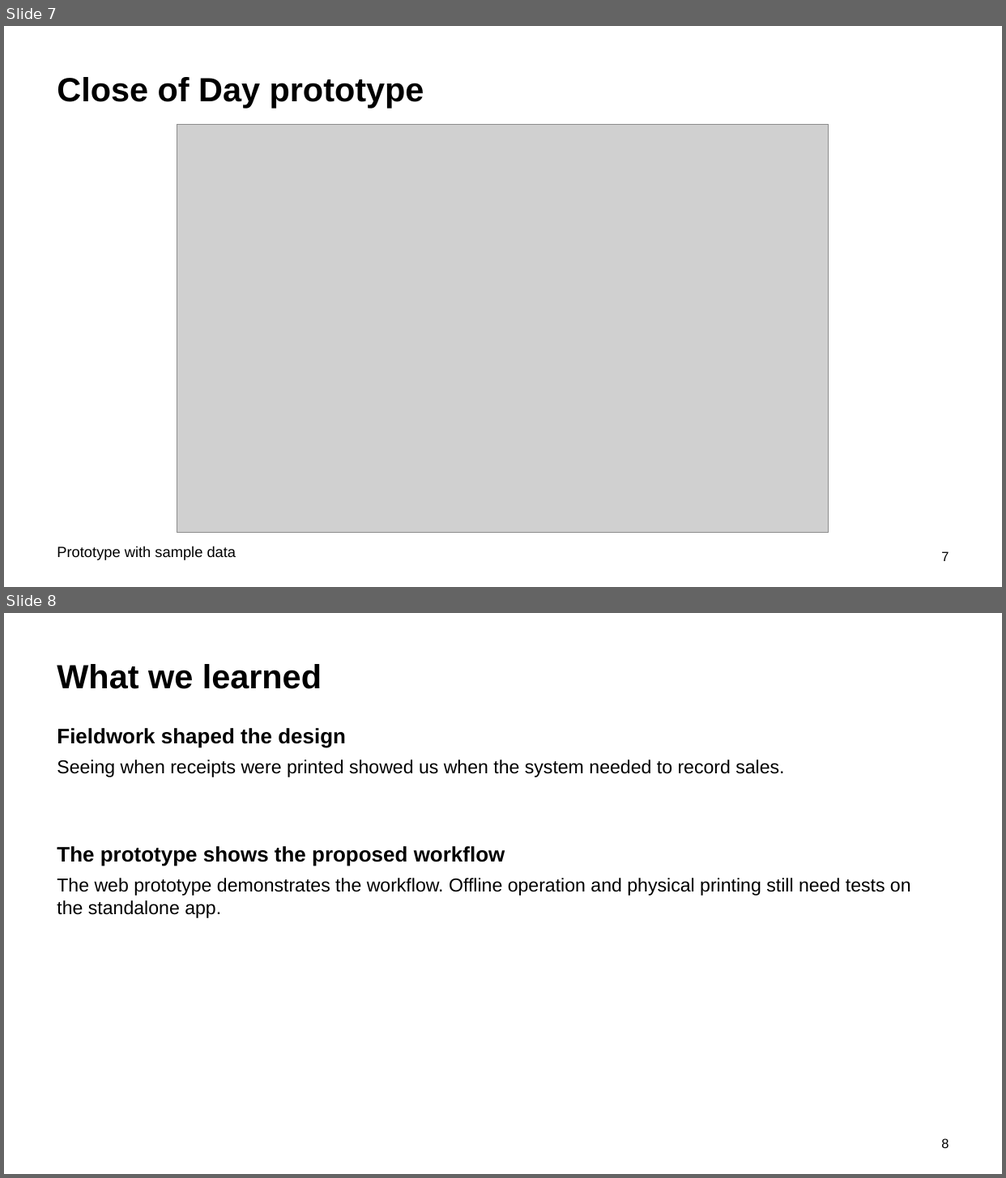
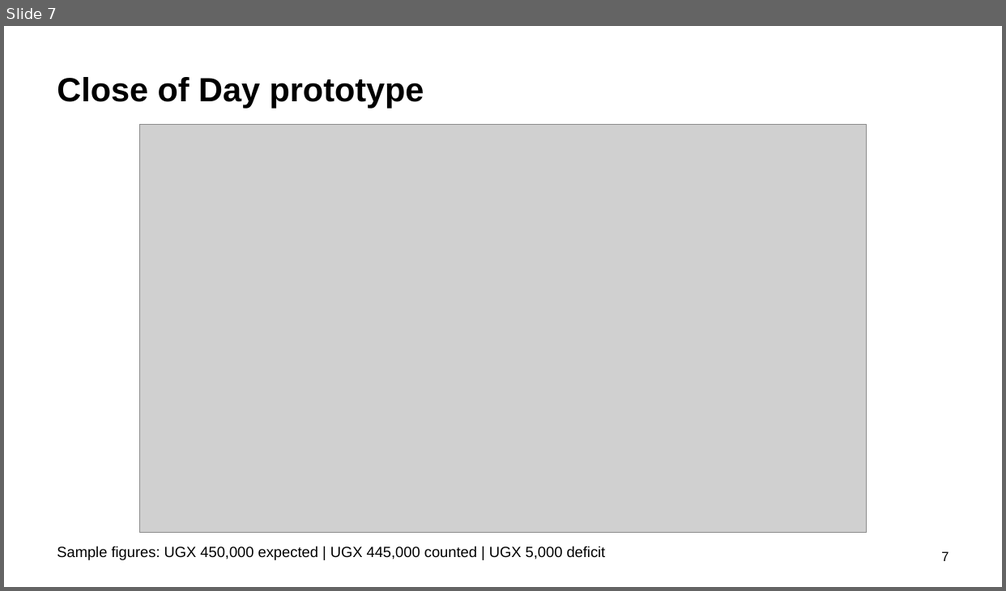
Before and after one commit to mugmarp/requirements-engineering-project-exercise, a slide deck: project_deliverables/PhaseFinal_Grand-Project-Presentation.pptx. Shown one above the other, each under a label of ours: slides 7 and 8 before the commit, slide 7 after it. The pictures are 1006x1178 and 1006x591 pixels, drawn with LibreOffice and Linux fonts; fonts in the diff are those of the drawing; grey boxes stand for pictures. Boxes give left, top, right and bottom in pixels: in the first picture for what was removed or moved away, otherwise in the second. Text is boxed around its words. In the diff, an @@ line names an element or a change of style, - is before the commit and + after.

```diff
--- a/project_deliverables/PhaseFinal_Grand-Project-Presentation.pptx
+++ b/project_deliverables/PhaseFinal_Grand-Project-Presentation.pptx
@@ slide 8 removed at box(4, 613, 1002, 1174), background #FFFFFF @@
@@ text removed at box(57, 664, 322, 689) @@
-What we learned
@@ text removed at box(57, 728, 346, 748) @@
-Fieldwork shaped the design
@@ text removed at box(57, 760, 784, 777) @@
-Seeing when receipts were printed showed us when the system needed to record sales.
@@ text removed at box(57, 846, 505, 867) @@
-The prototype shows the proposed workflow
@@ text removed at box(57, 878, 911, 918) @@
-The web prototype demonstrates the workflow. Offline operation and physical printing still need tests on the standalone app.
@@ text removed at box(941, 1139, 948, 1148) @@
-8
@@ slide 7 changed as well @@
@@ picture: place and size @@
-picture at box(177, 124, 829, 533)
+picture at box(139, 124, 866, 533)
@@ text at box(57, 546, 606, 561): text changed @@
-Prototype with sample data
+Sample figures: UGX 450,000 expected | UGX 445,000 counted | UGX 5,000 deficit
```
Also in this commit, not shown: 5 other slides changed, 2 slides added, 1 other slide removed, 6 other files.
